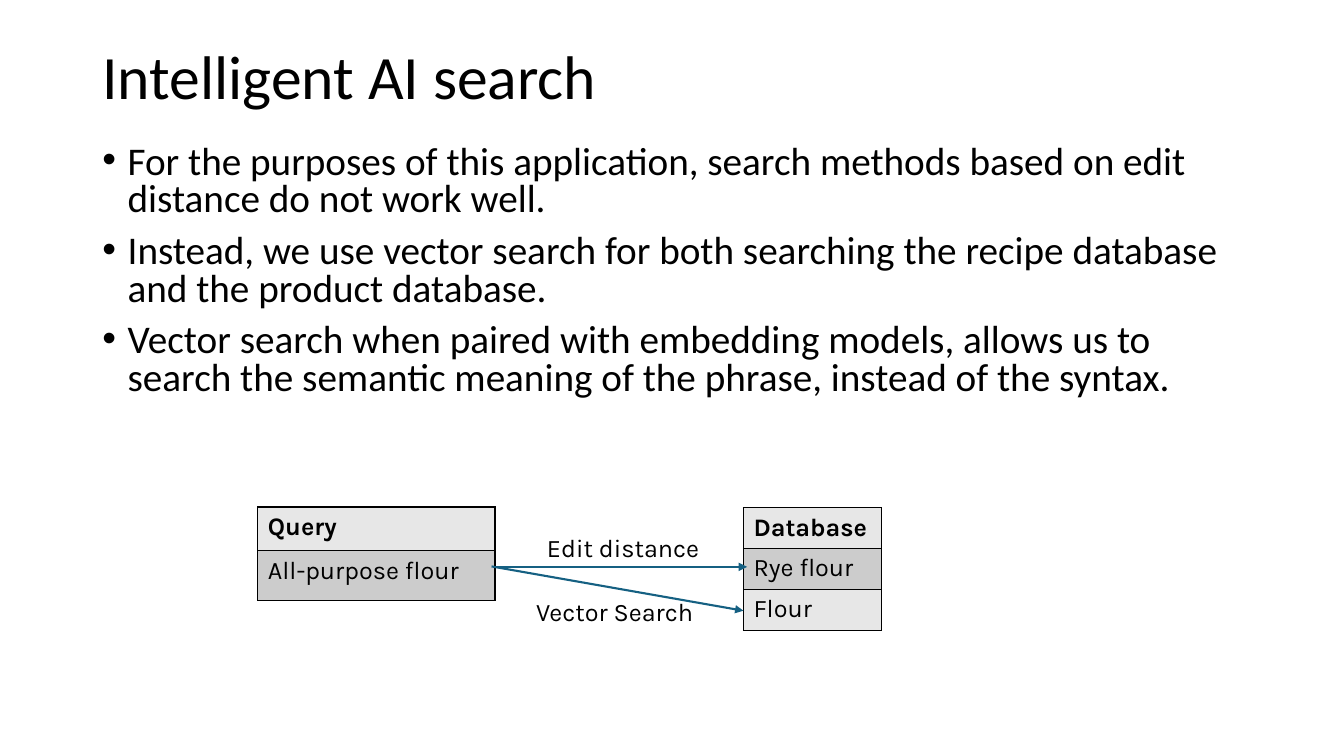
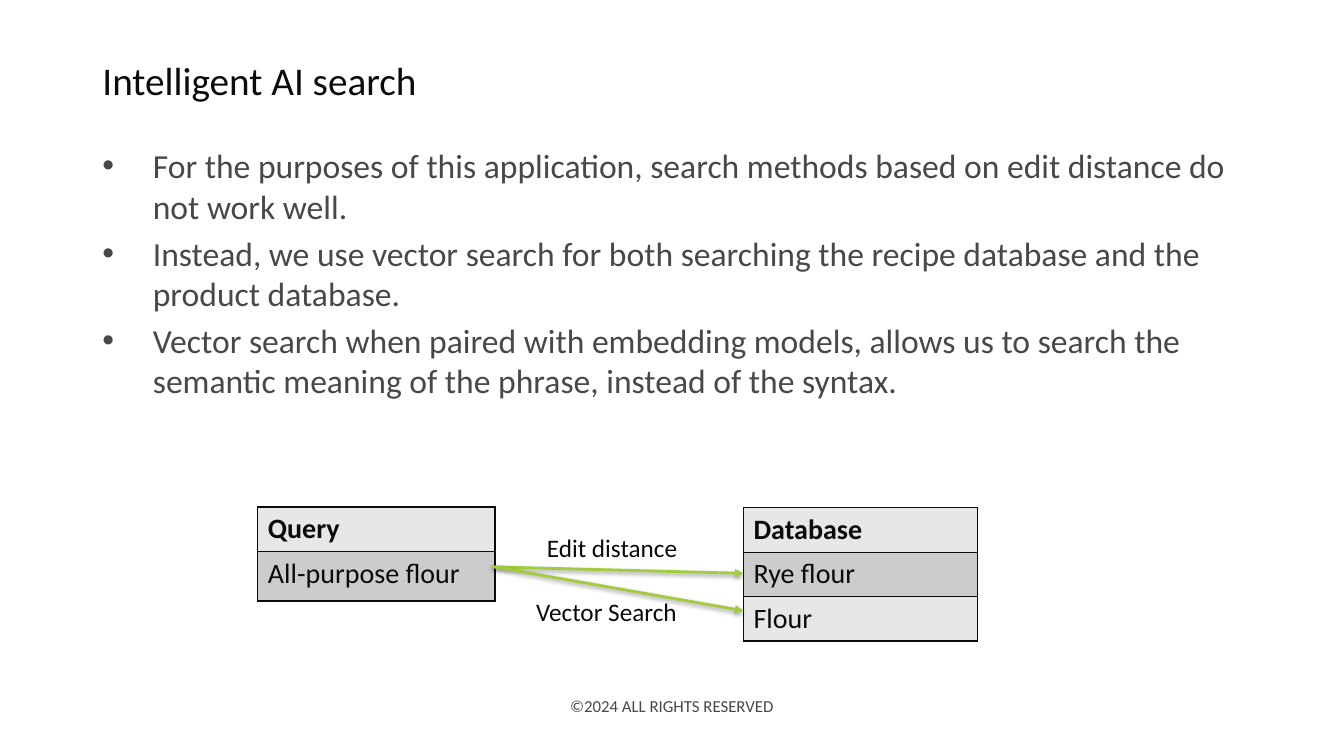
Before and after one commit to deepnetworkgmbh/generative-ai, a slide deck: slide 12 of recipe_generation/Presentation.pptx. Drawn at 1344x756 pixels with LibreOffice and Linux fonts; fonts in the diff are those of the drawing; background and template pictures are left out. Boxes give left, top, right and bottom in pixels: in the first picture for what was removed or moved away, otherwise in the second. Text is boxed around its words. In the diff, an @@ line names an element or a change of style, - is before the commit and + after.

Commit message:
(recipe_generation): Updated the presentation

```diff
--- a/recipe_generation/Presentation.pptx
+++ b/recipe_generation/Presentation.pptx
@@ title "Intelligent AI search" at bbox=[102, 67, 417, 102]: size 44 to 28 pt, text colour #000000 to #0B0B0B; line spacing 0.9 to 1 @@
@@ text "For the purposes of this ..." at bbox=[153, 154, 1224, 399]: size 28 to 24 pt, text colour #000000 to #484848; indent changed; line spacing 0.8 to 1; less space between paragraphs @@
@@ table at bbox=[258, 507, 495, 601] @@
@@ size 18 to 20 pt, font Karla to Calibri, text colour #000000 to #0B0B0B @@
@@ borders changed @@
@@ table at bbox=[744, 508, 978, 639] @@
@@ size 18 to 20 pt, font Karla to Calibri, text colour #000000 to #0B0B0B @@
@@ borders changed @@
@@ table: place and size @@
-table at bbox=[744, 508, 882, 631]
+table at bbox=[744, 508, 978, 639]
@@ text "Edit distance" at bbox=[547, 539, 677, 558]: font Karla to Calibri, text colour #000000 to #0B0B0B @@
@@ arrow (492, 567) - (744, 611): stroke #156082 1.5 pt to #A3CB40 2 pt @@
@@ arrow moved from (495, 567) - (747, 567) to (495, 567) - (744, 574) @@
@@ arrow (495, 567) - (744, 574): stroke #156082 1.5 pt to #A3CB40 2 pt @@
@@ text "Vector Search" at bbox=[536, 601, 676, 621]: font Karla to Calibri, text colour #000000 to #0B0B0B @@
@@ text added at bbox=[570, 700, 773, 712], 12 pt, text #484848 @@
+©2024 ALL RIGHTS RESERVED
```
Also in this commit, not shown: 16 other slides changed, 4 slides added, 3 slides removed, 1 other file.
